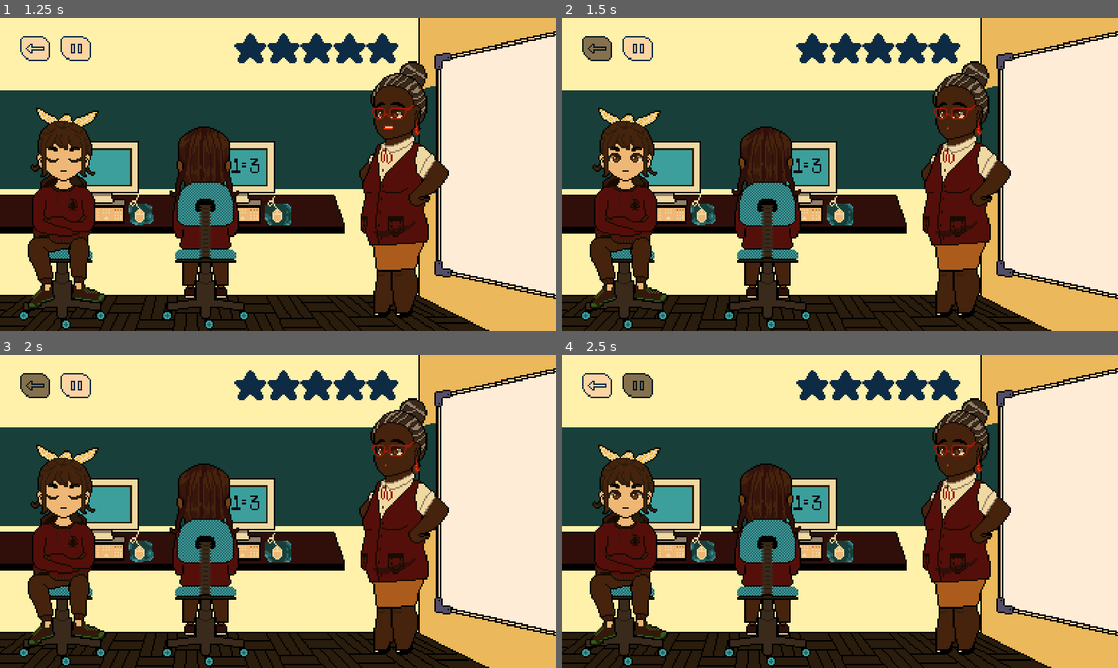
Above: before the commit, frames 1-4 (two rows, left to right).
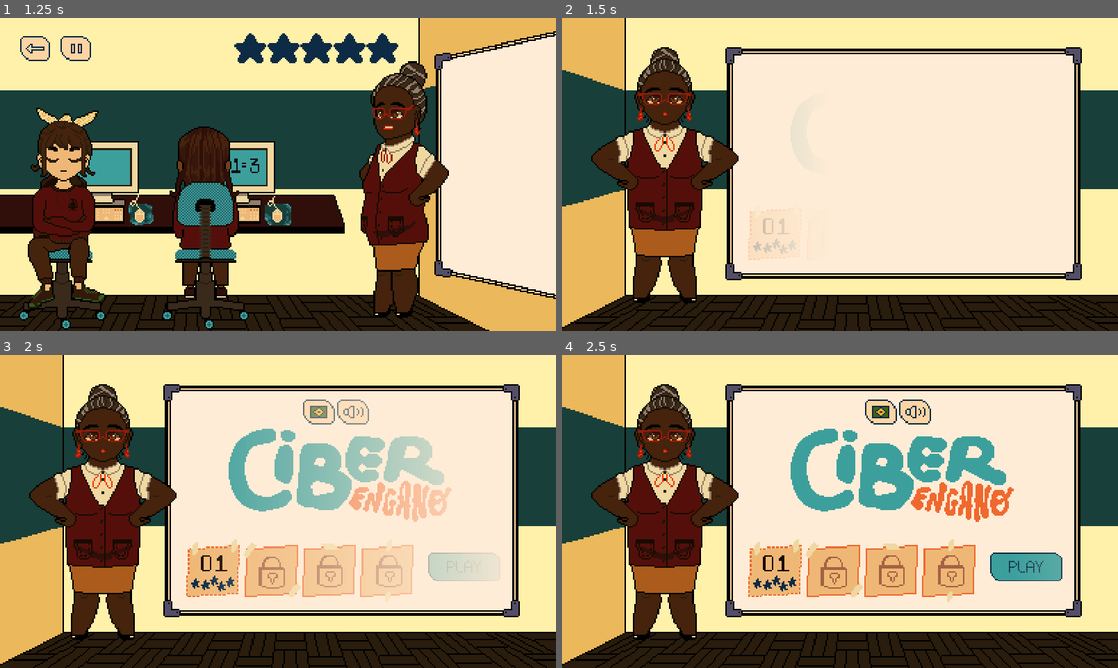
Above: after the commit, the same moments.

Repository: Haaarbo/CiberEngano
Game: Godot game, scene res://Scenes/MainMenu.tscn
The game is run twice, just before and just after one commit, with the same random seed, the same clock (stepped at 60 frames per second) and the same inputs.
Inputs (mouse positions are in pixels of both pictures, inside the frame that each line leads up to):
- Up to frame 1 (1.25 s): click "PLAY" at 0.5 s
- Up to frame 2 (1.5 s): click (595, 49) at 1.25 s
- Up to frame 3 (2 s): no input
- Up to frame 4 (2.5 s): click (639, 386) at 2.02 s

Frame 1 is identical in both runs. In frame 2, 71% of the frame differs, in the area x 0-100%, y 0-100%; in frame 3, 71%; in frame 4, 72%.

Commit message:
Feita lógica do slider das estrelas + botões de return e pause
Ainda configurando o redirecionamento ao completar totalmente as estrelas e está tendo um bug de ter de que quando se preenche uma estrela completamente, ele não vai para outra em seguida.

Diff:
--- a/Ciberengano/Scenes/Game.tscn
+++ b/Ciberengano/Scenes/Game.tscn
@@ -64,6 +64,7 @@
 }
 
 [node name="ReturnButton" type="TextureButton" parent="ButtonsContainer"]
+pause_mode = 2
 margin_right = 105.0
 margin_bottom = 85.0
 texture_normal = ExtResource( 12 )
@@ -77,6 +78,7 @@
 custom_styles/panel = SubResource( 1 )
 
 [node name="PlayButton" type="TextureButton" parent="ButtonsContainer/PlayPause"]
+pause_mode = 2
 margin_right = 105.0
 margin_bottom = 85.0
 texture_normal = ExtResource( 8 )
@@ -172,3 +174,7 @@
 script = ExtResource( 18 )
 min_timer = 0.1
 max_timer = 10.0
+
+[connection signal="pressed" from="ButtonsContainer/ReturnButton" to="." method="_on_ReturnButton_pressed"]
+[connection signal="pressed" from="ButtonsContainer/PlayPause/PlayButton" to="." method="_on_PlayButton_pressed"]
+[connection signal="pressed" from="ButtonsContainer/PlayPause/PauseButton" to="." method="_on_PauseButton_pressed"]
--- a/Ciberengano/Scenes/SettingsMenu.tscn
+++ b/Ciberengano/Scenes/SettingsMenu.tscn
@@ -294,7 +294,6 @@
 
 [node name="TeacherSprite" type="AnimatedSprite" parent="."]
 frames = SubResource( 3 )
-frame = 5
 playing = true
 centered = false
 __meta__ = {
--- /dev/null
+++ b/Ciberengano/Scenes/Win.tscn
@@ -0,0 +1,3 @@
+[gd_scene format=2]
+
+[node name="Win" type="CanvasLayer"]
--- a/Ciberengano/Scripts/Game.gd
+++ b/Ciberengano/Scripts/Game.gd
@@ -6,6 +6,10 @@
 onready var player = get_node("Player")
 onready var teacher_timer = get_node("TeacherTimer")
 onready var wait_timer = get_node("WaitTimer")
+
+onready var pause_button = $ButtonsContainer/PlayPause/PauseButton
+onready var play_button = $ButtonsContainer/PlayPause/PlayButton
+
 
 var teacher_sprite: Node
 var student_sprite: Node
@@ -24,6 +28,11 @@
 	wait_timer.connect("timeout", self, "_on_wait_timer_timeout")
 	teacher_timer.start_random()
 
+	#inicia com o botão de play sem estar visível
+	play_button.visible = false
+
+
+#Animações
 
 func _on_teacher_timer_timeout() -> void:
 	if teacher_sprite.is_connected("animation_finished", self, "_on_teacher_wait_animation_finished"):
@@ -104,3 +113,22 @@
 
 	var random_index = randi() % filtered_animations.size()
 	return filtered_animations[random_index]
+
+
+#Botões
+
+#p/ ir ao MainMenu
+func _on_ReturnButton_pressed() -> void:
+	get_tree().change_scene("res://Scenes/MainMenu.tscn")
+	pass # Replace with function body.
+
+#p/ pause/play
+func _on_PlayButton_pressed() -> void:
+	get_tree().paused = false
+	pause_button.visible = true
+	play_button.visible = false
+
+func _on_PauseButton_pressed() -> void:
+	get_tree().paused = true
+	pause_button.visible = false
+	play_button.visible = true
--- a/Ciberengano/Scripts/Player.gd
+++ b/Ciberengano/Scripts/Player.gd
@@ -1,10 +1,33 @@
 extends Area2D
 
+# Variáveis para controle do progresso
+var progress_value : float = 0.0
+var max_progress : float = 1.0
+var fill_speed : float = 0.1  # Ajuste para controlar a velocidade do preenchimento das estrelas
+
+# Stars Array
+onready var stars = []
+onready var current_star = 0
+
 func _ready():
-	pass
+	for i in Array(PoolIntArray(range(5))): #range(5)
+		#Instancia cada uma das estrelas no array
+		var star = get_node("/root/Game/StarsContainer/Star%d" % (i+1))
+		star.value = 0
+		stars.append(star)
 
 func _process(delta):
 	if Input.is_action_pressed("Play"):
 		$AnimatedSprite.play("action")
+
+		if current_star <= 4:
+			fill_stars()
+		else:
+			get_tree().change_scene("res://Scenes/MainMenu.tscn")
 	else:
 		$AnimatedSprite.play("idle")
+
+func fill_stars():
+	stars[current_star].value += 10
+	if stars[current_star].value == stars[current_star].max_value:
+		current_star += 1
Renamed: Ciberengano/Assets/Sprites/notes/lose/1.png -> Ciberengano/Assets/UI/lose/1.png
Renamed: Ciberengano/Assets/Sprites/notes/lose/2.png -> Ciberengano/Assets/UI/lose/2.png
Renamed: Ciberengano/Assets/Sprites/notes/lose/3.png -> Ciberengano/Assets/UI/lose/3.png
Renamed: Ciberengano/Assets/Sprites/notes/lose/4.png -> Ciberengano/Assets/UI/lose/4.png
Renamed: Ciberengano/Assets/Sprites/notes/lose/5.png -> Ciberengano/Assets/UI/lose/5.png
Renamed: Ciberengano/Assets/Sprites/notes/start_enus.png -> Ciberengano/Assets/UI/notes/start_enus.png
Renamed: Ciberengano/Assets/Sprites/notes/start_ptbr.png -> Ciberengano/Assets/UI/notes/start_ptbr.png
Renamed: Ciberengano/Assets/Sprites/notes/win_enus.png -> Ciberengano/Assets/UI/notes/win_enus.png
Renamed: Ciberengano/Assets/Sprites/notes/win_ptbr.png -> Ciberengano/Assets/UI/notes/win_ptbr.png
